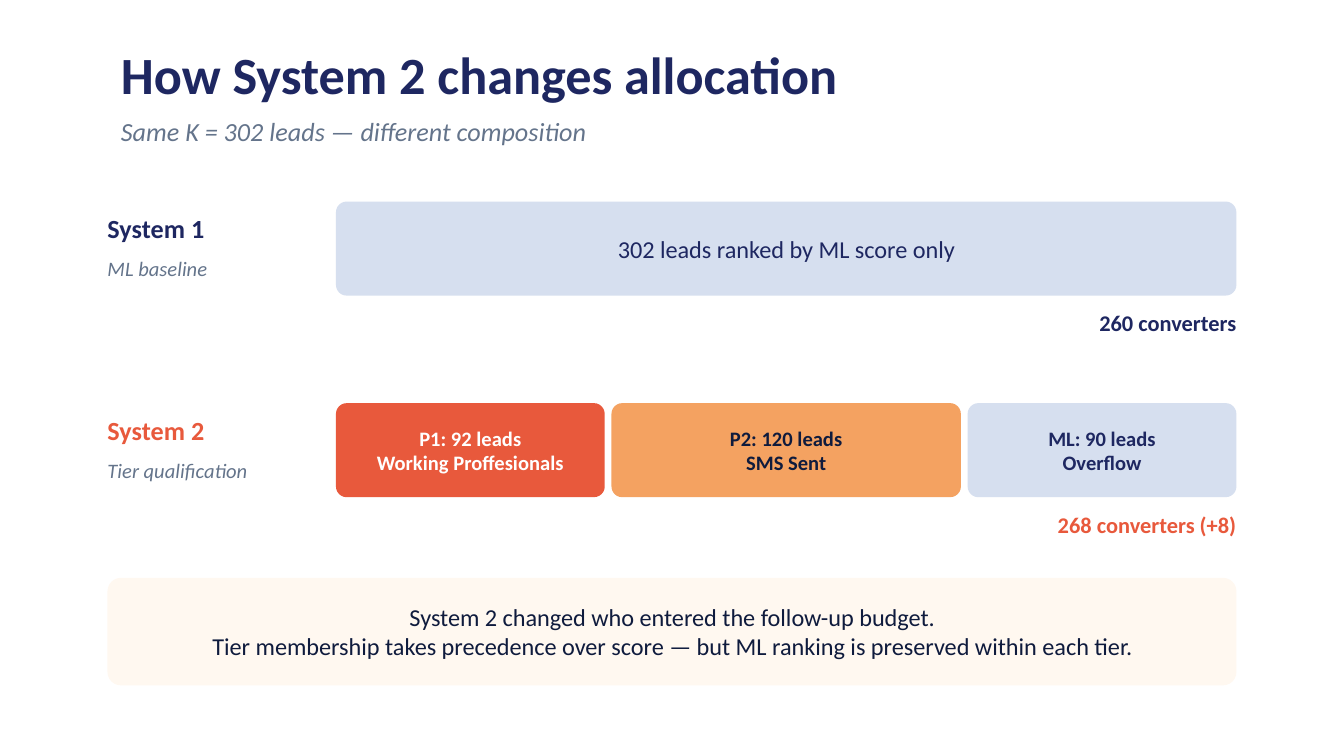
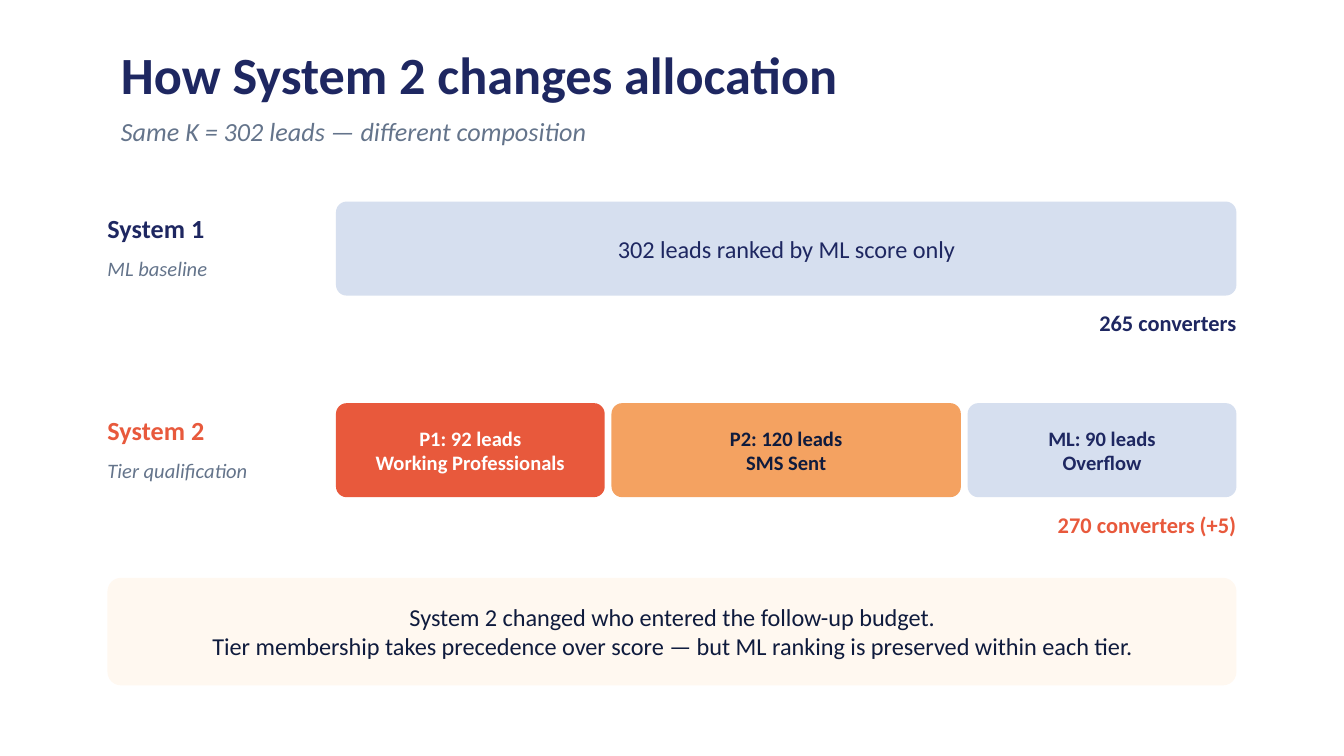
Before and after one commit to thomami244/Masters_Constrained_Lead_Qualification, a slide deck: slide 7 of dissertation_presentation_v2.pptx. Drawn at 1344x756 pixels with LibreOffice and Linux fonts; fonts in the diff are those of the drawing. Boxes give left, top, right and bottom in pixels: in the first picture for what was removed or moved away, otherwise in the second. Text is boxed around its words. In the diff, an @@ line names an element or a change of style, - is before the commit and + after.

```diff
--- a/dissertation_presentation_v2.pptx
+++ b/dissertation_presentation_v2.pptx
@@ text at bbox=[1099, 315, 1236, 331]: text changed @@
-260 converters
+265 converters
@@ text at bbox=[376, 455, 565, 474]: text changed @@
-Working Proffesionals
+Working Professionals
@@ text at bbox=[1058, 516, 1236, 536]: text changed @@
-268 converters (+8)
+270 converters (+5)
```
Also in this commit, not shown: 4 other slides changed.
